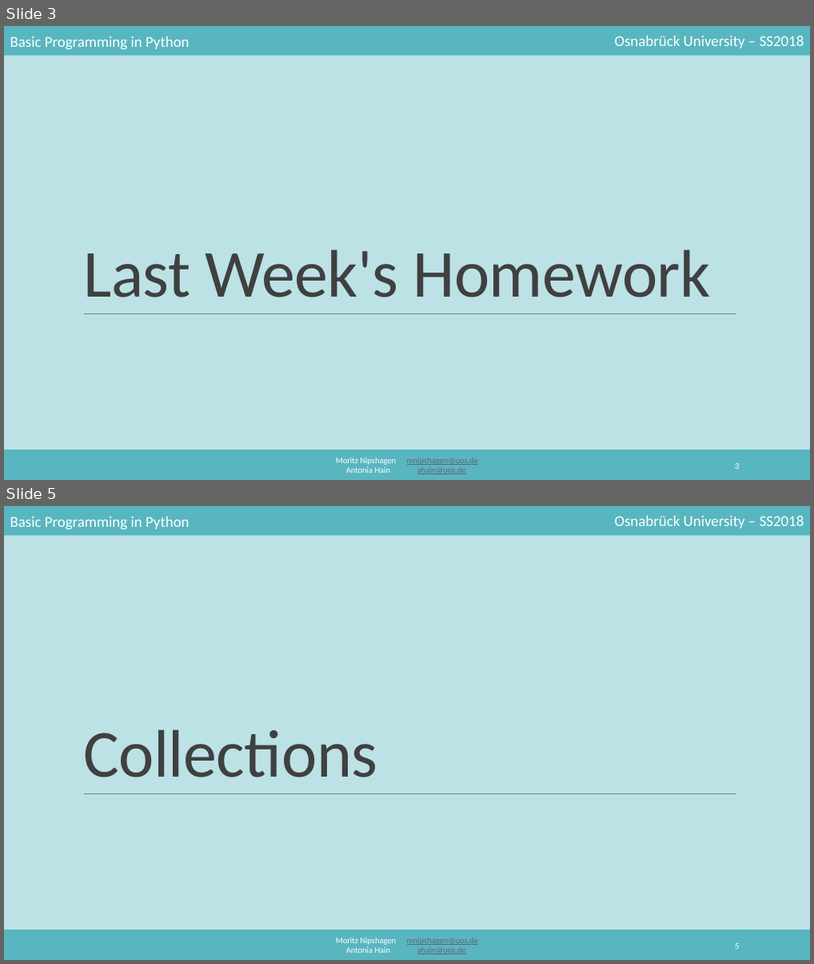
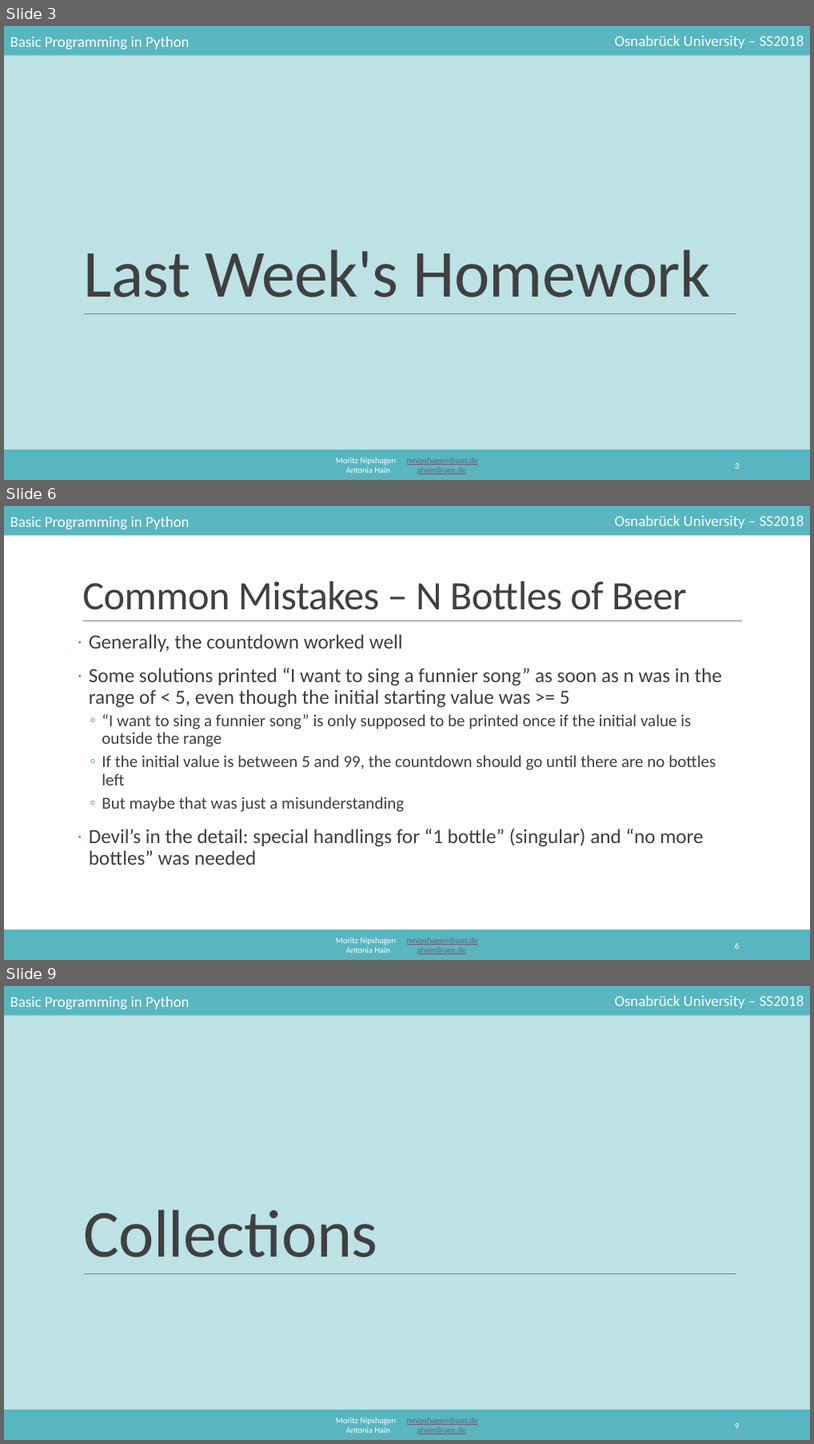
Before and after one commit to mnipshagen/monty, a slide deck: 2018/04/04_Lists_and_Collections.pptx. Shown one above the other, each under a label of ours: slides 3 and 5 before the commit, slides 3, 6 and 9 after it; the slides between them are not shown. The pictures are 814x964 and 814x1444 pixels, drawn with LibreOffice and Linux fonts; fonts in the diff are those of the drawing. Boxes give left, top, right and bottom in pixels: in the first picture for what was removed or moved away, otherwise in the second. Text is boxed around its words. In the diff, an @@ line names an element or a change of style, - is before the commit and + after.

```diff
--- a/2018/04/04_Lists_and_Collections.pptx
+++ b/2018/04/04_Lists_and_Collections.pptx
@@ slide 6 added at bbox=[4, 506, 810, 960], background #FFFFFF; not listed: 5 template elements that a slide beside it also shows @@
@@ title added at bbox=[82, 581, 686, 610], 48 pt, text #404040 @@
+Common Mistakes – N Bottles of Beer
@@ line added from (83, 621) to (742, 621), #808080 0.5 pt @@
@@ text added at bbox=[89, 634, 722, 864], 24 pt, text #3F3F3F @@
+· Generally, the countdown worked well
+· Some solutions printed “I want to sing a funnier song” as soon as n was in the range of < 5, even though the initial starting value was >= 5
+  ◦ “I want to sing a funnier song” is only supposed to be printed once if the initial value is outside the range
+  ◦ If the initial value is between 5 and 99, the countdown should go until there are no bottles left
+  ◦ But maybe that was just a misunderstanding
+· Devil’s in the detail: special handlings for “1 bottle” (singular) and “no more bottles” was needed
@@ page number added at bbox=[735, 942, 740, 948], 10.5 pt, text #FFFFFF @@
+6
@@ what was slide 5 is now slide 9 @@
```
Also in this commit, not shown: 9 slides changed, 7 other slides added.
